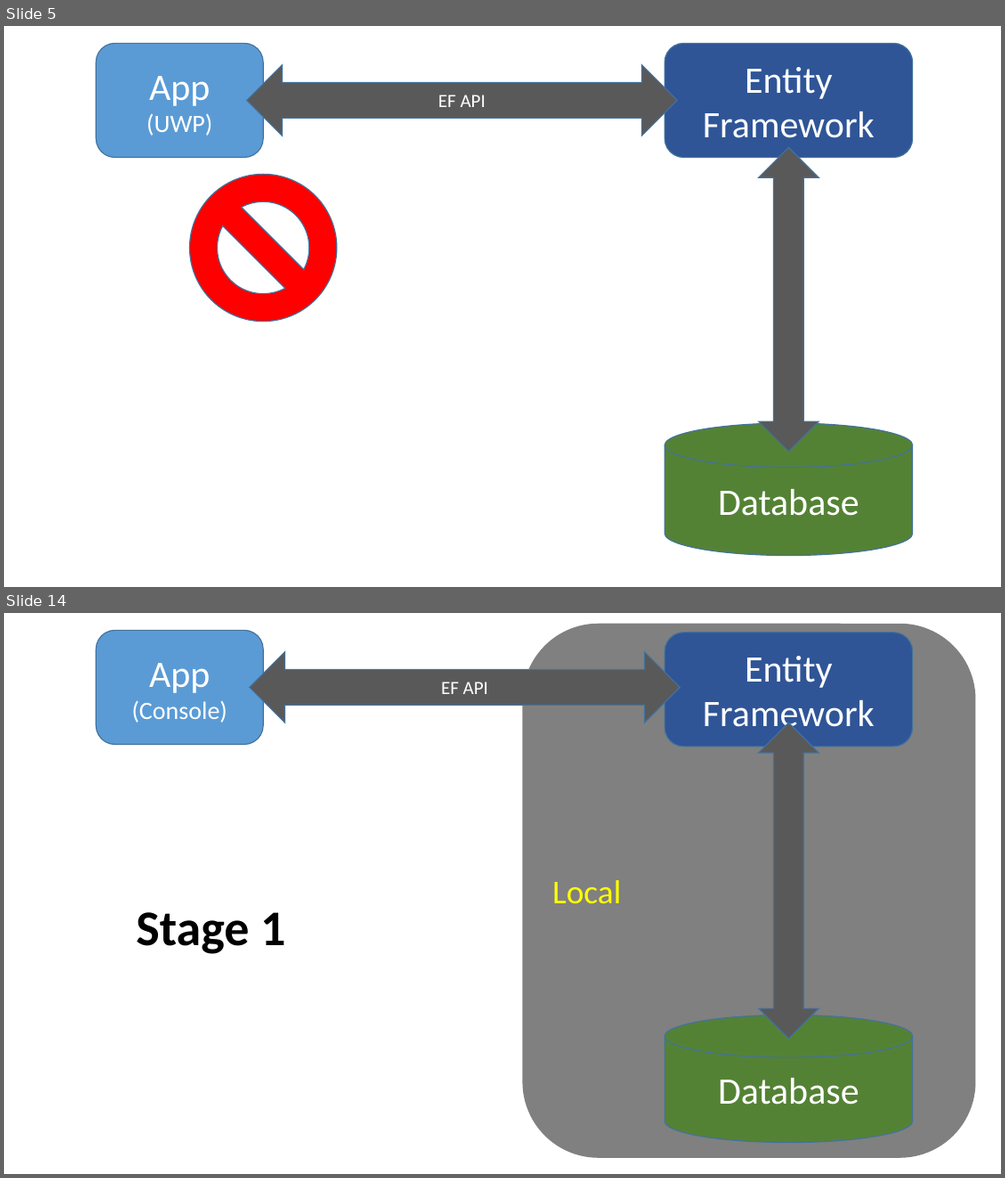
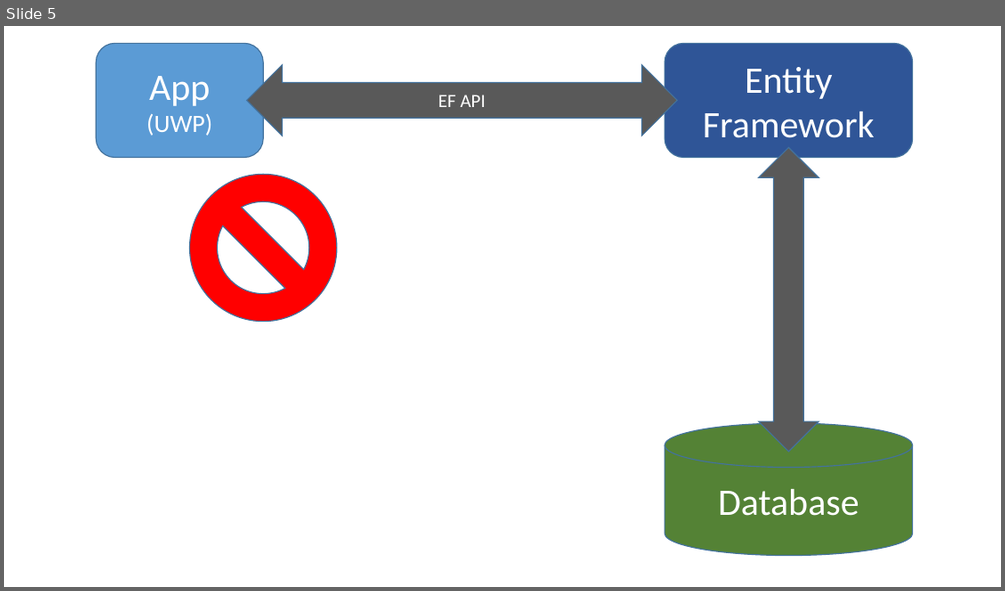
Before and after one commit to perl-easj/OOProg, a slide deck: Chap/Persist/Presentations/PersistencyGeneral.pptx. Shown one above the other, each under a label of ours: slides 5 and 14 before the commit, slide 5 after it; the slides between them are not shown. The pictures are 1005x1178 and 1005x591 pixels, drawn with LibreOffice and Linux fonts; fonts in the diff are those of the drawing. Boxes give left, top, right and bottom in pixels: in the first picture for what was removed or moved away, otherwise in the second. Text is boxed around its words. In the diff, an @@ line names an element or a change of style, - is before the commit and + after.

```diff
--- a/Chap/Persist/Presentations/PersistencyGeneral.pptx
+++ b/Chap/Persist/Presentations/PersistencyGeneral.pptx
@@ slide 14 removed at (x1=4, y1=613, x2=1001, y2=1174), background #FFFFFF @@
@@ rounded rectangle removed at (x1=96, y1=630, x2=264, y2=745) @@
-App
-(Console)
@@ rounded rectangle removed at (x1=523, y1=625, x2=975, y2=1158) @@
-Local
@@ rounded rectangle removed at (x1=665, y1=633, x2=914, y2=747) @@
-Entity Framework
@@ left right arrow removed at (x1=250, y1=652, x2=680, y2=723) @@
-EF API
@@ up down arrow removed at (x1=759, y1=723, x2=818, y2=1038) @@
@@ text removed at (x1=136, y1=912, x2=285, y2=954) @@
-Stage 1
@@ cylinder removed at (x1=665, y1=1014, x2=914, y2=1142) @@
-Database
```
Also in this commit, not shown: 1 slide changed, 3 slides added, 10 other slides removed, 2 other files.
